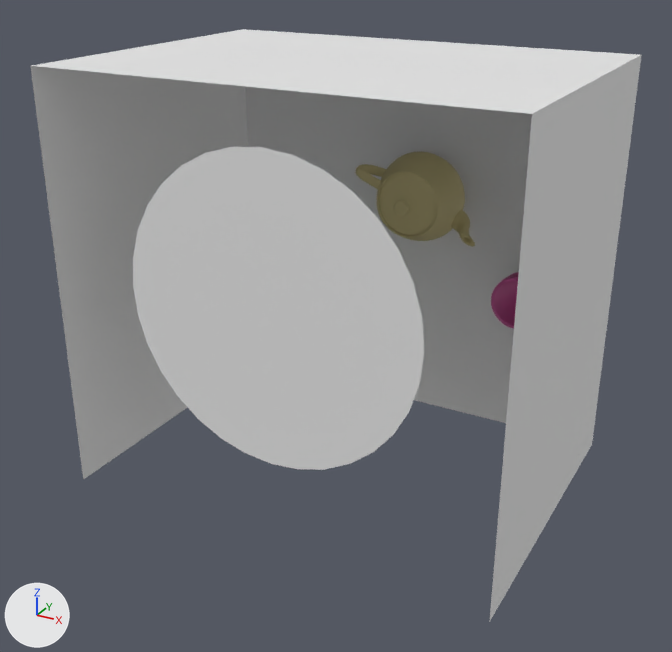
The OBJ model public/suzanne.obj: old version first, new version second.
Both versions are drawn from a 50 mm camera at (8.83, -20.34, 6.83) aimed at (-0.13, -4.04, -1.32). Arrows for +X, +Y and +Z are at lower left; the lights stay in place. Where no turn or scale is listed for an object, it has been applied to the vertices. Vertices at the same position are counted once.
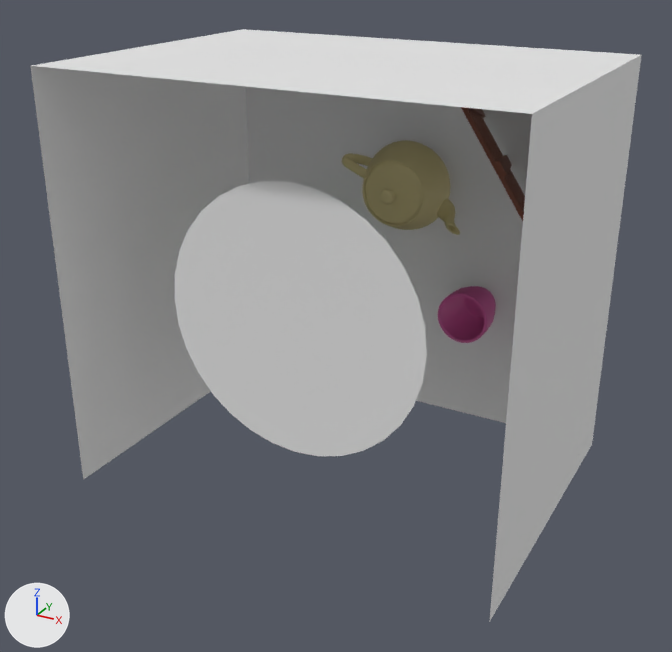
Edits to the bpy script that builds the scene:
```text
Add mat_ladder:
    mat_ladder = principled_material('ladder')
    mat_ladder.base_color = (0.136, 0.0342, 0.0126)  # brown #67341d
    mat_ladder.roughness = 0.69
Change me_cylinder:
    where me_cylinder.from_pydata(...)  # 1474 vertices, 2944 faces; spans x 2.355..3.591, y -1.159..-0.017, z -1.85..-0.614
    used by ob_cylinder; location = (0.0, 0.0, 0.0)
    me_cylinder part 1: the whole mesh is moved by (-1.299, 0.0, -0.63)
Change me_cylinder_001:
    where me_cylinder_001.from_pydata(...)  # 32 vertices, 30 faces; spans x -3.19..3.19, y -6.95, z -3.19..3.19
    used by ob_cylinder_001; location = (0.0, 0.0, 0.0)
    me_cylinder_001 part 2: the whole mesh is scaled about its middle by (0.901, 0.5, 0.901), then moved by (0.0, 0.87, -0.5)
Change me_teapot:
    where me_teapot.from_pydata(...)  # 3241 vertices, 6320 faces; spans x -1.21..1.98, y -1.79..-0.1, z -0.28..1.84
    used by ob_teapot; location = (0.0, 0.0, 0.0)
    me_teapot part 3: the whole mesh is moved by (-0.37, 0.0, 0.22)
Add me_trap:
    me_trap.from_pydata(...)  # 104 vertices, 156 faces; spans x 1.33..4.78, y -5.98..-0.01, z 0.6..4.23
    me_trap.materials.append(mat_ladder)  # brown #67341d
Add ob_trap:
    ob_trap = bpy.data.objects.new('trap', me_trap)
    ob_trap.location = (0.0, 0.0, 0.0)
```

Boxes (x1, y1, x2, y2) around the edits, measured in the pictures (672 x 652 px):
'Cylinder.001', mesh rescaled (13% narrower, 15% shorter)
    before: (133, 147, 424, 470)
    after: (175, 181, 427, 456)
'Teapot', mesh moved
    before: (356, 151, 475, 247)
    after: (342, 140, 460, 235)
'Cylinder', mesh moved
    before: (491, 272, 519, 329)
    after: (438, 286, 496, 343)
'trap', added (brown)
    after: (461, 107, 525, 221)
